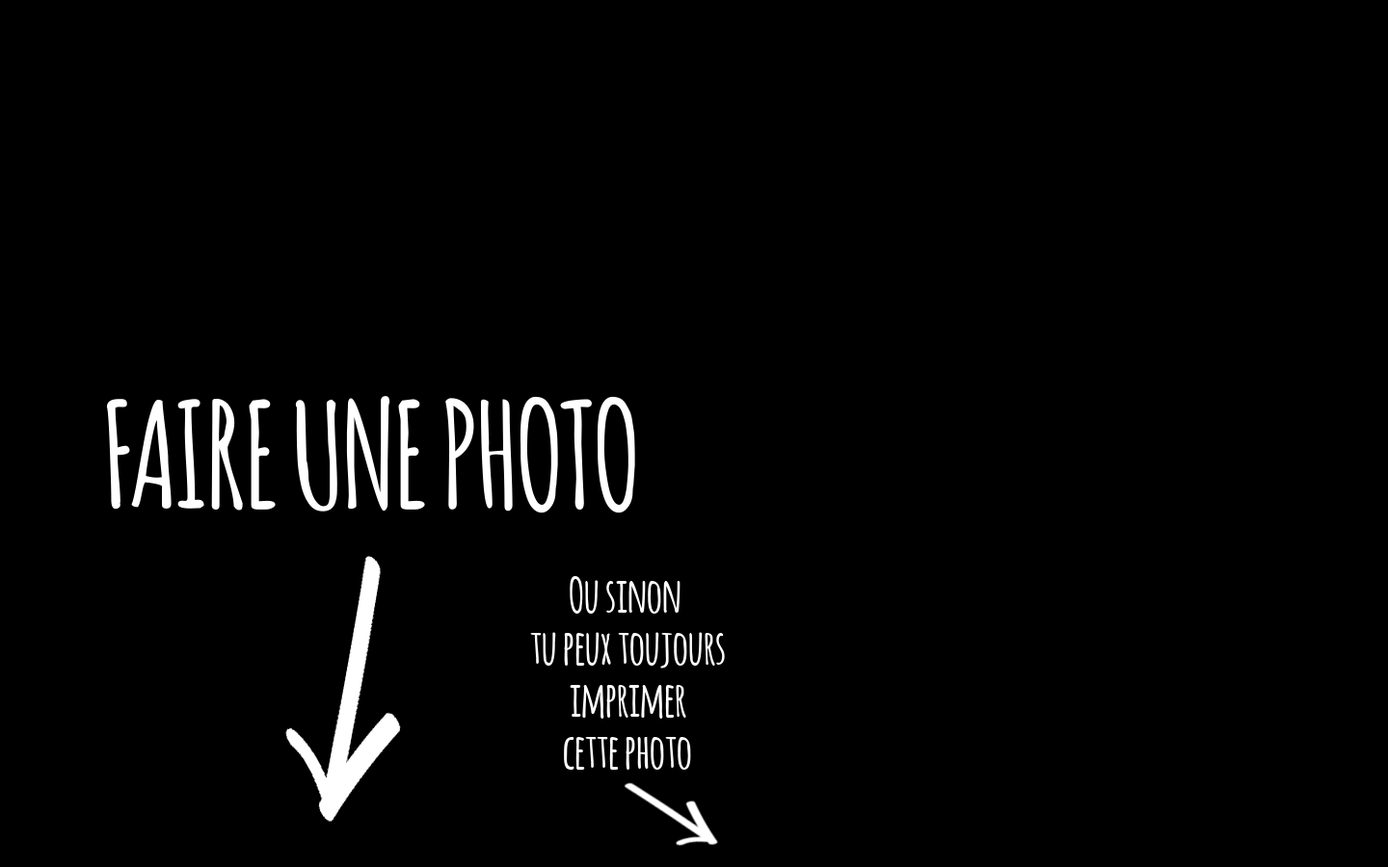
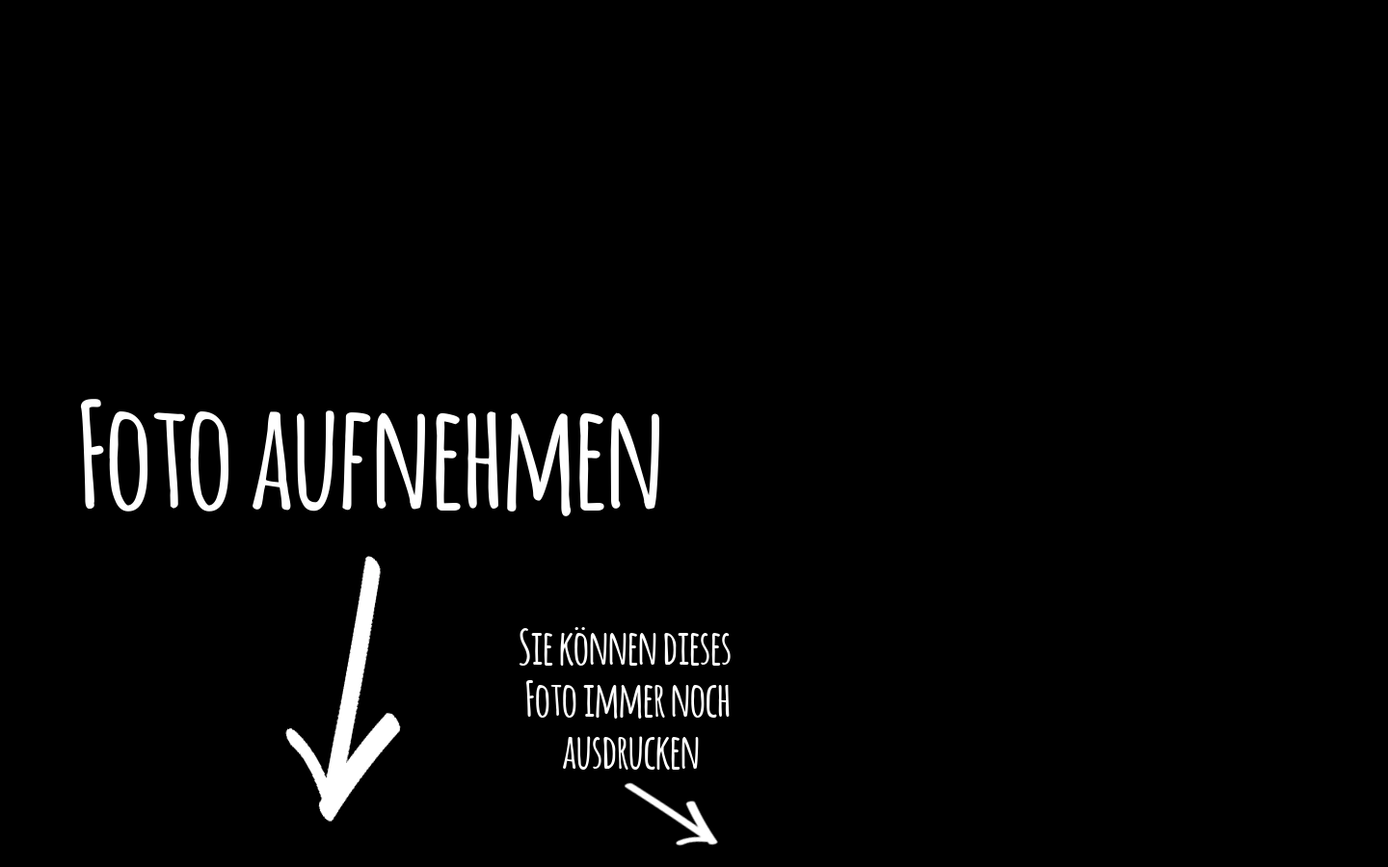
Layers edited between the first and the second 1388x867 image:
hid group "FR" (2 layers) over box(105, 396, 725, 770)
added group "DE" with 2 layers above "EN" over box(79, 398, 731, 770)
added layer "Foto aufnehmen" in group "DE" over box(79, 398, 660, 517)
added layer "Sie können dieses Foto immer noch ausdrucken" in group "DE" over box(518, 627, 731, 770)
